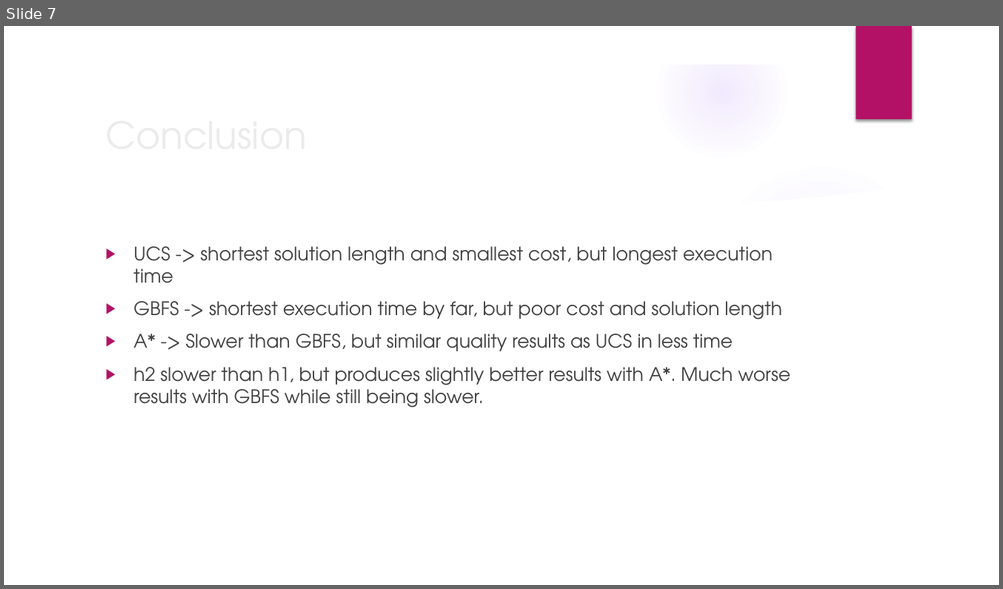
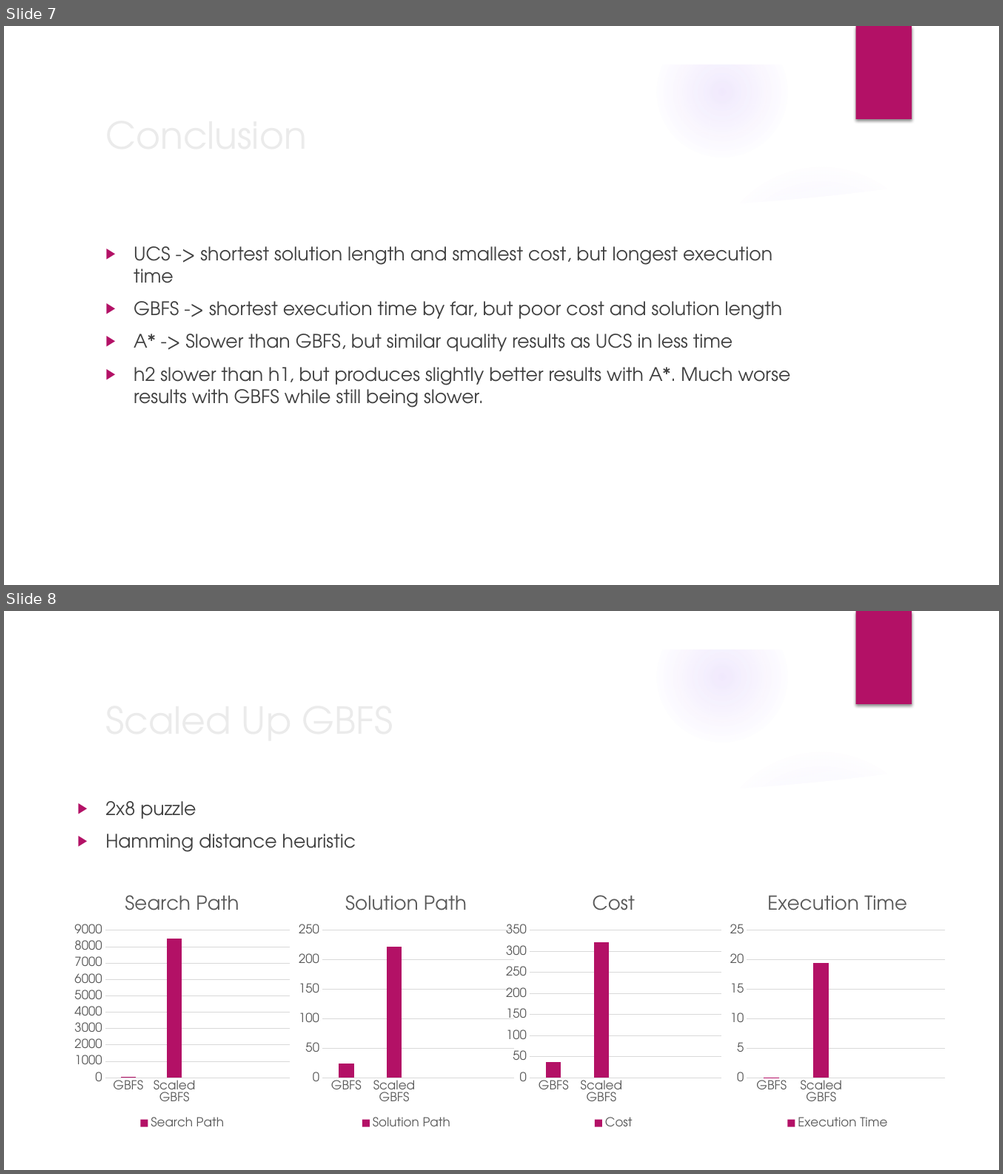
Before and after one commit to bojans1997/472_X_Puzzle_Solver, a slide deck: Assignment 2 analysis.pptx. Shown one above the other, each under a label of ours: slide 7 before the commit, slides 7 and 8 after it. The pictures are 1003x589 and 1003x1174 pixels, drawn with LibreOffice and Linux fonts; fonts in the diff are those of the drawing; background and template pictures are left out. Boxes give left, top, right and bottom in pixels: in the first picture for what was removed or moved away, otherwise in the second. Text is boxed around its words. In the diff, an @@ line names an element or a change of style, - is before the commit and + after.

Commit message:
added scaled GBFS

```diff
--- a/Assignment 2 analysis.pptx
+++ b/Assignment 2 analysis.pptx
@@ slide 8 added at box(4, 611, 999, 1170), background picture (left out); not listed: 9 template elements that a slide beside it also shows @@
@@ text added at box(105, 801, 356, 852), 18 pt, text #404040 @@
+▶ 2x8 puzzle
+▶ Hamming distance heuristic
@@ column chart added at box(71, 881, 294, 1133) @@
+title "Search Path"
+categories: GBFS, Scaled GBFS
+Search Path: 100, 8500, -, -
@@ column chart added at box(294, 881, 518, 1133) @@
+title "Solution Path"
+categories: GBFS, Scaled GBFS
+Solution Path: 24, 222, -, -
@@ column chart added at box(502, 881, 726, 1133) @@
+title "Cost"
+categories: GBFS, Scaled GBFS
+Cost: 40, 320, -, -
@@ column chart added at box(726, 881, 949, 1133) @@
+title "Execution Time"
+categories: GBFS, Scaled GBFS
+Execution Time: 0, 19.5, -, -
@@ title added at box(373, 1077, 415, 1102), 36 pt, text #EBEBEB @@
+Scaled Up GBFS
```
Also in this commit, not shown: 5 other files.
